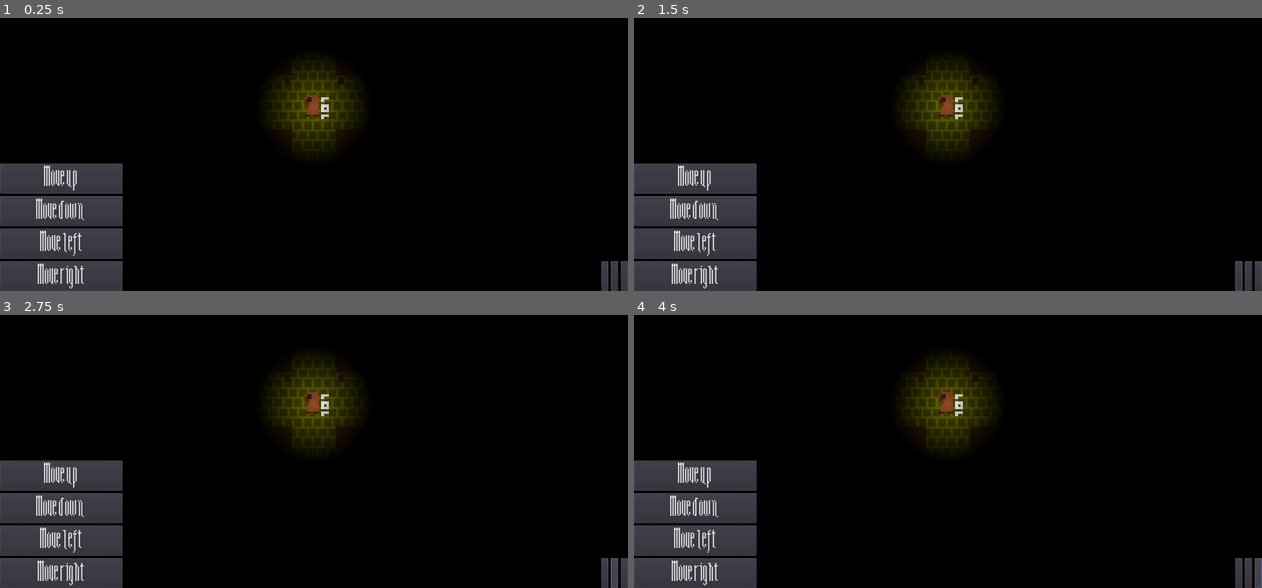
Above: before the commit, frames 1-4 (two rows, left to right).
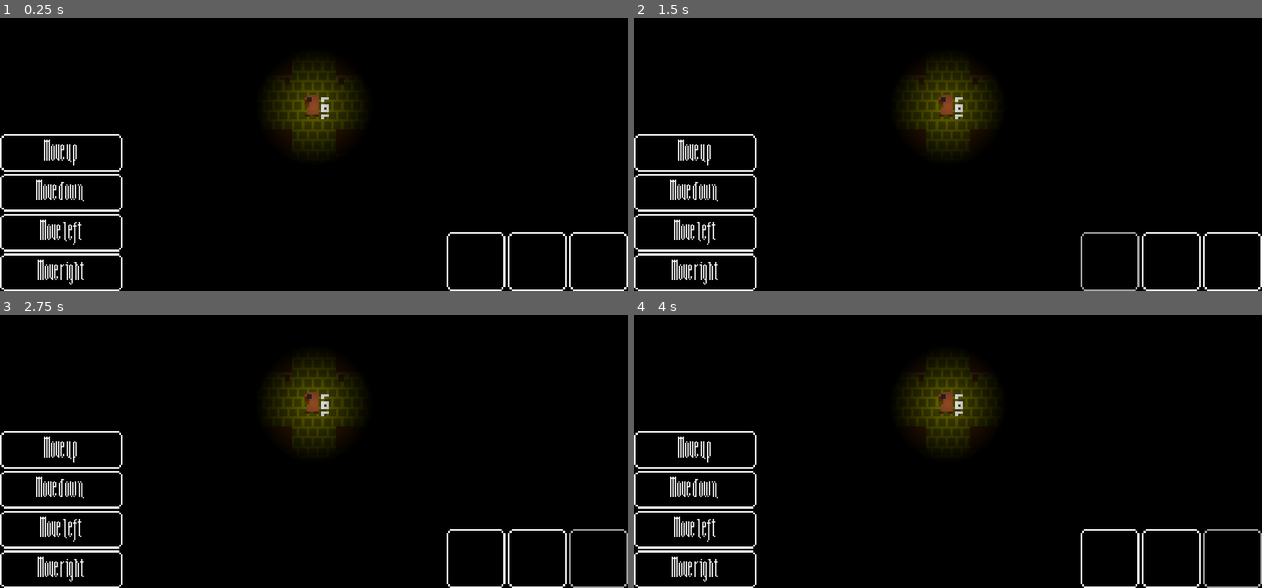
Above: after the commit, the same moments.

Repository: Demindiro/you-are-alone
Game: Godot game, scene res://test_map.tscn
Two runs of this game, one before a commit and one after it. Both use one fixed random seed, a clock stepped at 60 frames per second and the inputs below. The project has no main scene, so this scene is started directly.
Inputs (mouse positions are in pixels of both pictures, inside the frame that each line leads up to):
- Up to frame 1 (0.25 s): no input
- Up to frame 2 (1.5 s): click (1236, 277) at 0.52 s; click (1111, 260) at 1.27 s
- Up to frame 3 (2.75 s): click (615, 574) at 2.02 s
- Up to frame 4 (4 s): click (1174, 557) at 2.77 s; click (1255, 574) at 3.52 s

The runs differ from the first frame. In frame 1, 9.9% of the frame differs, in the area x 0-100%, y 42-100%; in frame 2, 9.9%; in frame 3, 9.9%; in frame 4, 10%.

Commit message:
Add texture and arrows for buttons

Diff:
--- a/ui/theme.tres
+++ b/ui/theme.tres
@@ -1,10 +1,475 @@
-[gd_resource type="Theme" load_steps=3 format=2]
+[gd_resource type="Theme" load_steps=9 format=2]
 
 [ext_resource path="res://ui/font/AfternoonRegular-Wy0DG.ttf" type="DynamicFontData" id=1]
+[ext_resource path="res://ui/button-x3.png" type="Texture" id=3]
+
+[sub_resource type="StyleBoxTexture" id=6]
+texture = ExtResource( 3 )
+region_rect = Rect2( 0, 0, 15, 15 )
+margin_left = 9.0
+margin_right = 9.0
+margin_top = 9.0
+margin_bottom = 9.0
+modulate_color = Color( 0.137255, 0.137255, 0.137255, 1 )
+
+[sub_resource type="StyleBoxTexture" id=5]
+texture = ExtResource( 3 )
+region_rect = Rect2( 0, 0, 15, 15 )
+margin_left = 9.0
+margin_right = 9.0
+margin_top = 9.0
+margin_bottom = 9.0
+modulate_color = Color( 0.654902, 0.654902, 0.654902, 1 )
+
+[sub_resource type="StyleBoxTexture" id=3]
+texture = ExtResource( 3 )
+region_rect = Rect2( 0, 0, 15, 15 )
+margin_left = 9.0
+margin_right = 9.0
+margin_top = 9.0
+margin_bottom = 9.0
+modulate_color = Color( 0.654902, 0.654902, 0.654902, 1 )
+
+[sub_resource type="StyleBoxTexture" id=2]
+texture = ExtResource( 3 )
+region_rect = Rect2( 0, 0, 15, 15 )
+margin_left = 9.0
+margin_right = 9.0
+margin_top = 9.0
+margin_bottom = 9.0
+
+[sub_resource type="StyleBoxTexture" id=4]
+texture = ExtResource( 3 )
+region_rect = Rect2( 0, 0, 15, 15 )
+margin_left = 9.0
+margin_right = 9.0
+margin_top = 9.0
+margin_bottom = 9.0
+modulate_color = Color( 0.207843, 0.207843, 0.207843, 1 )
 
 [sub_resource type="DynamicFont" id=1]
 size = 64
+outline_color = Color( 1, 0.996078, 0.996078, 1 )
 font_data = ExtResource( 1 )
 
 [resource]
 default_font = SubResource( 1 )
+Button/colors/font_color = Color( 1, 1, 1, 1 )
+Button/colors/font_color_disabled = Color( 1, 1, 1, 1 )
+Button/colors/font_color_hover = Color( 1, 1, 1, 1 )
+Button/colors/font_color_pressed = Color( 1, 1, 1, 1 )
+Button/constants/hseparation = 2
+Button/fonts/font = null
+Button/styles/disabled = SubResource( 6 )
+Button/styles/focus = SubResource( 5 )
+Button/styles/hover = SubResource( 3 )
+Button/styles/normal = SubResource( 2 )
+Button/styles/pressed = SubResource( 4 )
+CheckBox/colors/font_color = Color( 0, 0, 0, 1 )
+CheckBox/colors/font_color_disabled = Color( 0, 0, 0, 1 )
+CheckBox/colors/font_color_hover = Color( 0, 0, 0, 1 )
+CheckBox/colors/font_color_hover_pressed = Color( 0, 0, 0, 1 )
+CheckBox/colors/font_color_pressed = Color( 0, 0, 0, 1 )
+CheckBox/constants/check_vadjust = 0
+CheckBox/constants/hseparation = 4
+CheckBox/fonts/font = null
+CheckBox/icons/checked = null
+CheckBox/icons/radio_checked = null
+CheckBox/icons/radio_unchecked = null
+CheckBox/icons/unchecked = null
+CheckBox/styles/disabled = null
+CheckBox/styles/focus = null
+CheckBox/styles/hover = null
+CheckBox/styles/hover_pressed = null
+CheckBox/styles/normal = null
+CheckBox/styles/pressed = null
+CheckButton/colors/font_color = Color( 0, 0, 0, 1 )
+CheckButton/colors/font_color_disabled = Color( 0, 0, 0, 1 )
+CheckButton/colors/font_color_hover = Color( 0, 0, 0, 1 )
+CheckButton/colors/font_color_hover_pressed = Color( 0, 0, 0, 1 )
+CheckButton/colors/font_color_pressed = Color( 0, 0, 0, 1 )
+CheckButton/constants/check_vadjust = 0
+CheckButton/constants/hseparation = 4
+CheckButton/fonts/font = null
+CheckButton/icons/off = null
+CheckButton/icons/off_disabled = null
+CheckButton/icons/on = null
+CheckButton/icons/on_disabled = null
+CheckButton/styles/disabled = null
+CheckButton/styles/focus = null
+CheckButton/styles/hover = null
+CheckButton/styles/hover_pressed = null
+CheckButton/styles/normal = null
+CheckButton/styles/pressed = null
+ColorPicker/constants/h_width = 30
+ColorPicker/constants/label_width = 10
+ColorPicker/constants/margin = 4
+ColorPicker/constants/sv_height = 256
+ColorPicker/constants/sv_width = 256
+ColorPicker/icons/add_preset = null
+ColorPicker/icons/color_hue = null
+ColorPicker/icons/color_sample = null
+ColorPicker/icons/overbright_indicator = null
+ColorPicker/icons/preset_bg = null
+ColorPicker/icons/screen_picker = null
+ColorPickerButton/colors/font_color = Color( 0, 0, 0, 1 )
+ColorPickerButton/colors/font_color_disabled = Color( 0, 0, 0, 1 )
+ColorPickerButton/colors/font_color_hover = Color( 0, 0, 0, 1 )
+ColorPickerButton/colors/font_color_pressed = Color( 0, 0, 0, 1 )
+ColorPickerButton/constants/hseparation = 2
+ColorPickerButton/fonts/font = null
+ColorPickerButton/icons/bg = null
+ColorPickerButton/styles/disabled = null
+ColorPickerButton/styles/focus = null
+ColorPickerButton/styles/hover = null
+ColorPickerButton/styles/normal = null
+ColorPickerButton/styles/pressed = null
+Dialogs/constants/button_margin = 32
+Dialogs/constants/margin = 8
+FileDialog/colors/file_icon_modulate = Color( 0, 0, 0, 1 )
+FileDialog/colors/files_disabled = Color( 0, 0, 0, 1 )
+FileDialog/colors/folder_icon_modulate = Color( 0, 0, 0, 1 )
+FileDialog/icons/file = null
+FileDialog/icons/folder = null
+FileDialog/icons/parent_folder = null
+FileDialog/icons/reload = null
+FileDialog/icons/toggle_hidden = null
+Fonts/fonts/large = null
+Fonts/fonts/normal = null
+GraphEdit/colors/activity = Color( 0, 0, 0, 1 )
+GraphEdit/colors/grid_major = Color( 0, 0, 0, 1 )
+GraphEdit/colors/grid_minor = Color( 0, 0, 0, 1 )
+GraphEdit/colors/selection_fill = Color( 0, 0, 0, 1 )
+GraphEdit/colors/selection_stroke = Color( 0, 0, 0, 1 )
+GraphEdit/constants/bezier_len_neg = 160
+GraphEdit/constants/bezier_len_pos = 80
+GraphEdit/constants/port_grab_distance_horizontal = 48
+GraphEdit/constants/port_grab_distance_vertical = 6
+GraphEdit/icons/minus = null
+GraphEdit/icons/more = null
+GraphEdit/icons/reset = null
+GraphEdit/icons/snap = null
+GraphEdit/styles/bg = null
+GraphNode/colors/close_color = Color( 0, 0, 0, 1 )
+GraphNode/colors/resizer_color = Color( 0, 0, 0, 1 )
+GraphNode/colors/title_color = Color( 0, 0, 0, 1 )
+GraphNode/constants/close_offset = 18
+GraphNode/constants/port_offset = 3
+GraphNode/constants/separation = 1
+GraphNode/constants/title_offset = 20
+GraphNode/fonts/title_font = null
+GraphNode/icons/close = null
+GraphNode/icons/port = null
+GraphNode/icons/resizer = null
+GraphNode/styles/breakpoint = null
+GraphNode/styles/comment = null
+GraphNode/styles/commentfocus = null
+GraphNode/styles/defaultfocus = null
+GraphNode/styles/defaultframe = null
+GraphNode/styles/frame = null
+GraphNode/styles/position = null
+GraphNode/styles/selectedframe = null
+GridContainer/constants/hseparation = 4
+GridContainer/constants/vseparation = 4
+HBoxContainer/constants/separation = 4
+HScrollBar/icons/decrement = null
+HScrollBar/icons/decrement_highlight = null
+HScrollBar/icons/increment = null
+HScrollBar/icons/increment_highlight = null
+HScrollBar/styles/grabber = null
+HScrollBar/styles/grabber_highlight = null
+HScrollBar/styles/grabber_pressed = null
+HScrollBar/styles/scroll = null
+HScrollBar/styles/scroll_focus = null
+HSeparator/constants/separation = 4
+HSeparator/styles/separator = null
+HSlider/icons/grabber = null
+HSlider/icons/grabber_disabled = null
+HSlider/icons/grabber_highlight = null
+HSlider/icons/tick = null
+HSlider/styles/grabber_area = null
+HSlider/styles/grabber_area_highlight = null
+HSlider/styles/slider = null
+HSplitContainer/constants/autohide = 1
+HSplitContainer/constants/separation = 12
+HSplitContainer/icons/grabber = null
+HSplitContainer/styles/bg = null
+Icons/icons/close = null
+ItemList/colors/font_color = Color( 0, 0, 0, 1 )
+ItemList/colors/font_color_selected = Color( 0, 0, 0, 1 )
+ItemList/colors/guide_color = Color( 0, 0, 0, 1 )
+ItemList/constants/hseparation = 4
+ItemList/constants/icon_margin = 4
+ItemList/constants/line_separation = 2
+ItemList/constants/vseparation = 2
+ItemList/fonts/font = null
+ItemList/styles/bg = null
+ItemList/styles/bg_focus = null
+ItemList/styles/cursor = null
+ItemList/styles/cursor_unfocused = null
+ItemList/styles/selected = null
+ItemList/styles/selected_focus = null
+Label/colors/font_color = Color( 0, 0, 0, 1 )
+Label/colors/font_color_shadow = Color( 0, 0, 0, 1 )
+Label/colors/font_outline_modulate = Color( 0, 0, 0, 1 )
+Label/constants/line_spacing = 3
+Label/constants/shadow_as_outline = 0
+Label/constants/shadow_offset_x = 1
+Label/constants/shadow_offset_y = 1
+Label/fonts/font = null
+Label/styles/normal = null
+LineEdit/colors/clear_button_color = Color( 0, 0, 0, 1 )
+LineEdit/colors/clear_button_color_pressed = Color( 0, 0, 0, 1 )
+LineEdit/colors/cursor_color = Color( 0, 0, 0, 1 )
+LineEdit/colors/font_color = Color( 0, 0, 0, 1 )
+LineEdit/colors/font_color_selected = Color( 0, 0, 0, 1 )
+LineEdit/colors/font_color_uneditable = Color( 0, 0, 0, 1 )
+LineEdit/colors/selection_color = Color( 0, 0, 0, 1 )
+LineEdit/constants/minimum_spaces = 12
+LineEdit/fonts/font = null
+LineEdit/icons/clear = null
+LineEdit/styles/focus = null
+LineEdit/styles/normal = null
+LineEdit/styles/read_only = null
+LinkButton/colors/font_color = Color( 0, 0, 0, 1 )
+LinkButton/colors/font_color_hover = Color( 0, 0, 0, 1 )
+LinkButton/colors/font_color_pressed = Color( 0, 0, 0, 1 )
+LinkButton/constants/underline_spacing = 2
+LinkButton/fonts/font = null
+LinkButton/styles/focus = null
+MarginContainer/constants/margin_bottom = 0
+MarginContainer/constants/margin_left = 0
+MarginContainer/constants/margin_right = 0
+MarginContainer/constants/margin_top = 0
+MenuButton/colors/font_color = Color( 0, 0, 0, 1 )
+MenuButton/colors/font_color_disabled = Color( 0, 0, 0, 1 )
+MenuButton/colors/font_color_hover = Color( 0, 0, 0, 1 )
+MenuButton/colors/font_color_pressed = Color( 0, 0, 0, 1 )
+MenuButton/constants/hseparation = 3
+MenuButton/fonts/font = null
+MenuButton/styles/disabled = null
+MenuButton/styles/focus = null
+MenuButton/styles/hover = null
+MenuButton/styles/normal = null
+MenuButton/styles/pressed = null
+OptionButton/colors/font_color = Color( 0, 0, 0, 1 )
+OptionButton/colors/font_color_disabled = Color( 0, 0, 0, 1 )
+OptionButton/colors/font_color_hover = Color( 0, 0, 0, 1 )
+OptionButton/colors/font_color_pressed = Color( 0, 0, 0, 1 )
+OptionButton/constants/arrow_margin = 2
+OptionButton/constants/hseparation = 2
+OptionButton/fonts/font = null
+OptionButton/icons/arrow = null
+OptionButton/styles/disabled = null
+OptionButton/styles/focus = null
+OptionButton/styles/hover = null
+OptionButton/styles/normal = null
+OptionButton/styles/pressed = null
+Panel/styles/panel = null
+PanelContainer/styles/panel = null
+PopupDialog/styles/panel = null
+PopupMenu/colors/font_color = Color( 0, 0, 0, 1 )
+PopupMenu/colors/font_color_accel = Color( 0, 0, 0, 1 )
+PopupMenu/colors/font_color_disabled = Color( 0, 0, 0, 1 )
+PopupMenu/colors/font_color_hover = Color( 0, 0, 0, 1 )
+PopupMenu/constants/hseparation = 4
+PopupMenu/constants/vseparation = 4
+PopupMenu/fonts/font = null
+PopupMenu/icons/checked = null
+PopupMenu/icons/radio_checked = null
+PopupMenu/icons/radio_unchecked = null
+PopupMenu/icons/submenu = null
+PopupMenu/icons/unchecked = null
+PopupMenu/styles/hover = null
+PopupMenu/styles/labeled_separator_left = null
+PopupMenu/styles/labeled_separator_right = null
+PopupMenu/styles/panel = null
+PopupMenu/styles/panel_disabled = null
+PopupMenu/styles/separator = null
+PopupPanel/styles/panel = null
+ProgressBar/colors/font_color = Color( 0, 0, 0, 1 )
+ProgressBar/colors/font_color_shadow = Color( 0, 0, 0, 1 )
+ProgressBar/fonts/font = null
+ProgressBar/styles/bg = null
+ProgressBar/styles/fg = null
+RichTextLabel/colors/default_color = Color( 0, 0, 0, 1 )
+RichTextLabel/colors/font_color_selected = Color( 0, 0, 0, 1 )
+RichTextLabel/colors/font_color_shadow = Color( 0, 0, 0, 1 )
+RichTextLabel/colors/selection_color = Color( 0, 0, 0, 1 )
+RichTextLabel/constants/line_separation = 1
+RichTextLabel/constants/shadow_as_outline = 0
+RichTextLabel/constants/shadow_offset_x = 1
+RichTextLabel/constants/shadow_offset_y = 1
+RichTextLabel/constants/table_hseparation = 3
+RichTextLabel/constants/table_vseparation = 3
+RichTextLabel/fonts/bold_font = null
+RichTextLabel/fonts/bold_italics_font = null
+RichTextLabel/fonts/italics_font = null
+RichTextLabel/fonts/mono_font = null
+RichTextLabel/fonts/normal_font = null
+RichTextLabel/styles/focus = null
+RichTextLabel/styles/normal = null
+ScrollContainer/styles/bg = null
+SpinBox/icons/updown = null
+TabContainer/colors/font_color_bg = Color( 0, 0, 0, 1 )
+TabContainer/colors/font_color_disabled = Color( 0, 0, 0, 1 )
+TabContainer/colors/font_color_fg = Color( 0, 0, 0, 1 )
+TabContainer/constants/hseparation = 4
+TabContainer/constants/label_valign_bg = 2
+TabContainer/constants/label_valign_fg = 0
+TabContainer/constants/side_margin = 8
+TabContainer/constants/top_margin = 24
+TabContainer/fonts/font = null
+TabContainer/icons/decrement = null
+TabContainer/icons/decrement_highlight = null
+TabContainer/icons/increment = null
+TabContainer/icons/increment_highlight = null
+TabContainer/icons/menu = null
+TabContainer/icons/menu_highlight = null
+TabContainer/styles/panel = null
+TabContainer/styles/tab_bg = null
+TabContainer/styles/tab_disabled = null
+TabContainer/styles/tab_fg = null
+Tabs/colors/font_color_bg = Color( 0, 0, 0, 1 )
+Tabs/colors/font_color_disabled = Color( 0, 0, 0, 1 )
+Tabs/colors/font_color_fg = Color( 0, 0, 0, 1 )
+Tabs/constants/hseparation = 4
+Tabs/constants/label_valign_bg = 2
+Tabs/constants/label_valign_fg = 0
+Tabs/constants/top_margin = 24
+Tabs/fonts/font = null
+Tabs/icons/close = null
+Tabs/icons/decrement = null
+Tabs/icons/decrement_highlight = null
+Tabs/icons/increment = null
+Tabs/icons/increment_highlight = null
+Tabs/styles/button = null
+Tabs/styles/button_pressed = null
+Tabs/styles/panel = null
+Tabs/styles/tab_bg = null
+Tabs/styles/tab_disabled = null
+Tabs/styles/tab_fg = null
+TextEdit/colors/background_color = Color( 0, 0, 0, 1 )
+TextEdit/colors/bookmark_color = Color( 0, 0, 0, 1 )
+TextEdit/colors/brace_mismatch_color = Color( 0, 0, 0, 1 )
+TextEdit/colors/breakpoint_color = Color( 0, 0, 0, 1 )
+TextEdit/colors/caret_background_color = Color( 0, 0, 0, 1 )
+TextEdit/colors/caret_color = Color( 0, 0, 0, 1 )
+TextEdit/colors/code_folding_color = Color( 0, 0, 0, 1 )
+TextEdit/colors/completion_background_color = Color( 0, 0, 0, 1 )
+TextEdit/colors/completion_existing_color = Color( 0, 0, 0, 1 )
+TextEdit/colors/completion_font_color = Color( 0, 0, 0, 1 )
+TextEdit/colors/completion_scroll_color = Color( 0, 0, 0, 1 )
+TextEdit/colors/completion_selected_color = Color( 0, 0, 0, 1 )
+TextEdit/colors/current_line_color = Color( 0, 0, 0, 1 )
+TextEdit/colors/executing_line_color = Color( 0, 0, 0, 1 )
+TextEdit/colors/font_color = Color( 0, 0, 0, 1 )
+TextEdit/colors/font_color_readonly = Color( 0, 0, 0, 1 )
+TextEdit/colors/font_color_selected = Color( 0, 0, 0, 1 )
+TextEdit/colors/function_color = Color( 0, 0, 0, 1 )
+TextEdit/colors/line_number_color = Color( 0, 0, 0, 1 )
+TextEdit/colors/mark_color = Color( 0, 0, 0, 1 )
+TextEdit/colors/member_variable_color = Color( 0, 0, 0, 1 )
+TextEdit/colors/number_color = Color( 0, 0, 0, 1 )
+TextEdit/colors/safe_line_number_color = Color( 0, 0, 0, 1 )
+TextEdit/colors/selection_color = Color( 0, 0, 0, 1 )
+TextEdit/colors/symbol_color = Color( 0, 0, 0, 1 )
+TextEdit/colors/word_highlighted_color = Color( 0, 0, 0, 1 )
+TextEdit/constants/completion_lines = 7
+TextEdit/constants/completion_max_width = 50
+TextEdit/constants/completion_scroll_width = 3
+TextEdit/constants/line_spacing = 4
+TextEdit/fonts/font = null
+TextEdit/icons/fold = null
+TextEdit/icons/folded = null
+TextEdit/icons/space = null
+TextEdit/icons/tab = null
+TextEdit/styles/completion = null
+TextEdit/styles/focus = null
+TextEdit/styles/normal = null
+TextEdit/styles/read_only = null
+ToolButton/colors/font_color = Color( 0, 0, 0, 1 )
+ToolButton/colors/font_color_disabled = Color( 0, 0, 0, 1 )
+ToolButton/colors/font_color_hover = Color( 0, 0, 0, 1 )
+ToolButton/colors/font_color_pressed = Color( 0, 0, 0, 1 )
+ToolButton/constants/hseparation = 3
+ToolButton/fonts/font = null
+ToolButton/styles/disabled = null
+ToolButton/styles/focus = null
+ToolButton/styles/hover = null
+ToolButton/styles/normal = null
+ToolButton/styles/pressed = null
+TooltipLabel/colors/font_color = Color( 0, 0, 0, 1 )
+TooltipLabel/colors/font_color_shadow = Color( 0, 0, 0, 1 )
+TooltipLabel/constants/shadow_offset_x = 1
+TooltipLabel/constants/shadow_offset_y = 1
+TooltipLabel/fonts/font = null
+TooltipPanel/styles/panel = null
+Tree/colors/custom_button_font_highlight = Color( 0, 0, 0, 1 )
+Tree/colors/drop_position_color = Color( 0, 0, 0, 1 )
+Tree/colors/font_color = Color( 0, 0, 0, 1 )
+Tree/colors/font_color_selected = Color( 0, 0, 0, 1 )
+Tree/colors/guide_color = Color( 0, 0, 0, 1 )
+Tree/colors/relationship_line_color = Color( 0, 0, 0, 1 )
+Tree/colors/title_button_color = Color( 0, 0, 0, 1 )
+Tree/constants/button_margin = 4
+Tree/constants/draw_guides = 1
+Tree/constants/draw_relationship_lines = 0
+Tree/constants/hseparation = 4
+Tree/constants/item_margin = 12
+Tree/constants/scroll_border = 4
+Tree/constants/scroll_speed = 12
+Tree/constants/vseparation = 4
+Tree/fonts/font = null
+Tree/fonts/title_button_font = null
+Tree/icons/arrow = null
+Tree/icons/arrow_collapsed = null
+Tree/icons/checked = null
+Tree/icons/select_arrow = null
+Tree/icons/unchecked = null
+Tree/icons/updown = null
+Tree/styles/bg = null
+Tree/styles/bg_focus = null
+Tree/styles/button_pressed = null
+Tree/styles/cursor = null
+Tree/styles/cursor_unfocused = null
+Tree/styles/custom_button = null
+Tree/styles/custom_button_hover = null
+Tree/styles/custom_button_pressed = null
+Tree/styles/selected = null
+Tree/styles/selected_focus = null
+Tree/styles/title_button_hover = null
+Tree/styles/title_button_normal = null
+Tree/styles/title_button_pressed = null
+VBoxContainer/constants/separation = 4
+VScrollBar/icons/decrement = null
+VScrollBar/icons/decrement_highlight = null
+VScrollBar/icons/increment = null
+VScrollBar/icons/increment_highlight = null
+VScrollBar/styles/grabber = null
+VScrollBar/styles/grabber_highlight = null
+VScrollBar/styles/grabber_pressed = null
+VScrollBar/styles/scroll = null
+VScrollBar/styles/scroll_focus = null
+VSeparator/constants/separation = 4
+VSeparator/styles/separator = null
+VSlider/icons/grabber = null
+VSlider/icons/grabber_disabled = null
+VSlider/icons/grabber_highlight = null
+VSlider/icons/tick = null
+VSlider/styles/grabber_area = null
+VSlider/styles/grabber_area_highlight = null
+VSlider/styles/slider = null
+VSplitContainer/constants/autohide = 1
+VSplitContainer/constants/separation = 12
+VSplitContainer/icons/grabber = null
+VSplitContainer/styles/bg = null
+WindowDialog/colors/title_color = Color( 0, 0, 0, 1 )
+WindowDialog/constants/close_h_ofs = 18
+WindowDialog/constants/close_v_ofs = 18
+WindowDialog/constants/scaleborder_size = 4
+WindowDialog/constants/title_height = 20
+WindowDialog/fonts/title_font = null
+WindowDialog/icons/close = null
+WindowDialog/icons/close_highlight = null
+WindowDialog/styles/panel = null
--- a/ui/ui.gd
+++ b/ui/ui.gd
@@ -71,6 +71,7 @@
 		if e == null:
 			e = ""
 		var btn := Button.new()
+		btn.rect_min_size = Vector2.ONE * 96
 		btn.text = e
 		var err := btn.connect("pressed", self, "put_item", [e])
 		assert(err == OK)
@@ -79,6 +80,7 @@
 		if e == null:
 			e = ""
 		var btn := Button.new()
+		btn.rect_min_size = Vector2.ONE * 96
 		btn.text = e
 		var err := btn.connect("pressed", self, "take_item", [e])
 		assert(err == OK)
@@ -87,23 +89,19 @@
 
 func _refresh_actions() -> void:
 	var actions: GWJ30_TileActionList = player.map.get_actions(player)
-	move_left_button.text = actions.left.name
-	move_right_button.text = actions.right.name
-	move_up_button.text = actions.up.name
-	move_down_button.text = actions.down.name
-	move_left_button.disabled = actions.left.name == ""
-	move_right_button.disabled = actions.right.name == ""
-	move_up_button.disabled = actions.up.name == ""
-	move_down_button.disabled = actions.down.name == ""
-	# TODO this is a shitty hack
-	if actions.left.name == "Move":
-		move_left_button.text += " left"
-	if actions.right.name == "Move":
-		move_right_button.text += " right"
-	if actions.up.name == "Move":
-		move_up_button.text += " up"
-	if actions.down.name == "Move":
-		move_down_button.text += " down"
+	var btn_act := [
+		[move_left_button, actions.left],
+		[move_right_button, actions.right],
+		[move_up_button, actions.up],
+		[move_down_button, actions.down],
+	]
+	for ba in btn_act:
+		var b: Button = ba[0]
+		var a: GWJ30_TileAction = ba[1]
+		b.text = a.name
+		b.disabled = a.name == ""
+		if b.disabled:
+			b.call_deferred("release_focus")
 
 
 static func clear_children(node: Node) -> void:
Binary file added: ui/arrow_down-x3.png
Not shown, added: ui/arrow_down-x3.png.import
Not shown, added: ui/arrow_down.png.import
Binary file added: ui/arrow_left-x3.png
Not shown, added: ui/arrow_left-x3.png.import
Not shown, added: ui/arrow_left.png.import
Binary file added: ui/arrow_right-x3.png
Not shown, added: ui/arrow_right-x3.png.import
Not shown, added: ui/arrow_right.png.import
Binary file added: ui/arrow_up-x3.png
Not shown, added: ui/arrow_up-x3.png.import
Not shown, added: ui/arrow_up.png.import
(and 2 more such lines)
